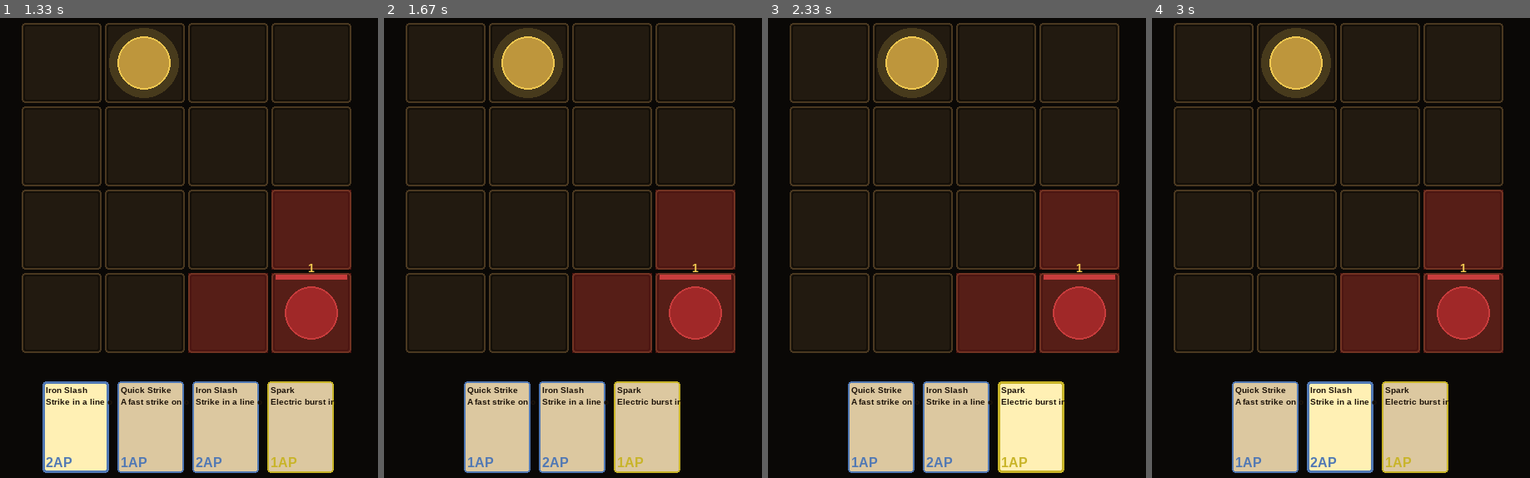
Above: before the commit, frames 1-4 (left to right).
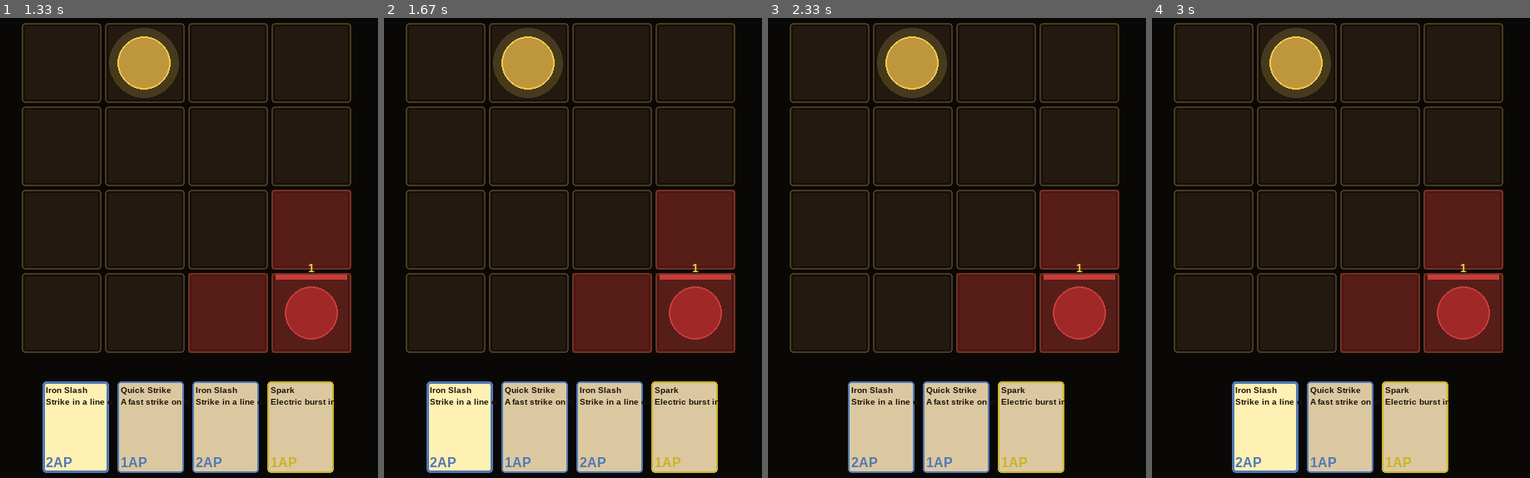
Above: after the commit, the same moments.

Repository: ParanyuLion/pygame-cardgame
Game: pygame game, started from main.py
The game is run twice, just before and just after one commit, with the same random seed, the same clock (stepped at 60 frames per second) and the same inputs.
Inputs (mouse positions are in pixels of both pictures, inside the frame that each line leads up to):
- Up to frame 1 (1.33 s): tap Space at 0.33 s; hold Right 0.67-1.13 s; click "Iron Slash" at 1.22 s
- Up to frame 2 (1.67 s): click (459, 271) at 1.55 s
- Up to frame 3 (2.33 s): click (1002, 395) at 1.88 s; click (813, 179) at 2.22 s
- Up to frame 4 (3 s): click "Iron Slash" at 2.55 s

Frame 1 is identical in both runs. In frame 2, 9.3% of the frame differs, in the area x 11-89%, y 78-99%; in frame 3, 3.6%; in frame 4, 6.2%.

Commit message:
feat: targeted card play — pass clicked tile to play_card, fix Quick Strike

Diff:
--- a/src/presentation/input_handler.py
+++ b/src/presentation/input_handler.py
@@ -129,8 +129,11 @@
             return
         if self._selected_card_id is None:
             return
+        target_pos = self._grid_renderer.screen_to_tile(pos[0], pos[1])
+        if target_pos is None:
+            return
         try:
-            self._play.execute(self._selected_card_id)
+            self._play.execute(self._selected_card_id, target_pos)
             self._selected_card_id = None
             self._hand_renderer.set_selected(None)
         except (InsufficientAPError, ValueError):
--- a/src/use_cases/play_card.py
+++ b/src/use_cases/play_card.py
@@ -1,15 +1,19 @@
 from __future__ import annotations
+from typing import TYPE_CHECKING
 from src.domain.interfaces import IBattleRepository, IEventBus
 from src.domain.entities.card import CardContext
 from src.domain.events.battle_events import CardPlayed, CardDrawn, BattleEnded
 from src.domain.services.deck_manager import DeckManager
+
+if TYPE_CHECKING:
+    from src.domain.value_objects.position import Position
 
 class PlayCardUseCase:
     def __init__(self, battle_repo: IBattleRepository, event_bus: IEventBus) -> None:
         self._repo = battle_repo
         self._bus = event_bus
 
-    def execute(self, card_id: str) -> None:
+    def execute(self, card_id: str, target_pos: Position | None = None) -> None:
         state = self._repo.get()
 
         card = next((c for c in state.hand if c.id == card_id), None)
@@ -20,7 +24,8 @@
         if card.grants_ap:
             state.player.ap = min(state.player.ap + card.grants_ap, state.player.max_ap)
 
-        targets = state.grid.get_targets(state.player.position, card.pattern)
+        origin = target_pos if target_pos is not None else state.player.position
+        targets = state.grid.get_targets(origin, card.pattern)
         context = CardContext(player=state.player, targets=targets, enemies=state.enemies)
         side_events = card.apply(context)
 
--- a/tests/use_cases/test_play_card.py
+++ b/tests/use_cases/test_play_card.py
@@ -114,10 +114,13 @@
     assert any(isinstance(e, CardDrawn) and e.card_id == "extra_1" for e in events)
 
 
+_ENEMY_POS = Position(2, 1)  # adjacent to player at (1,1)
+
+
 def _enemy(id: str = "e1", hp: int = 5) -> Enemy:
     return Enemy(
         id=id,
-        position=Position(1, 1),   # player is also at (1, 1); single pattern hits (1,1)
+        position=_ENEMY_POS,
         hp=hp,
         max_hp=hp,
         base_damage=2,
@@ -126,21 +129,21 @@
 
 
 def test_killing_last_enemy_publishes_battle_ended_victory():
-    card = _card("slash_1", ap_cost=1, damage=10)   # kills enemy with 5 HP
+    card = _card("slash_1", ap_cost=1, damage=10)
     state = _make_state([card])
     state.enemies = [_enemy("e1", hp=5)]
     use_case, _, bus = _make_use_case(state)
-    use_case.execute("slash_1")
+    use_case.execute("slash_1", _ENEMY_POS)
     events = [call[0][0] for call in bus.publish.call_args_list]
     assert any(isinstance(e, BattleEnded) and e.outcome == "victory" for e in events)
 
 
 def test_wounding_enemy_does_not_publish_battle_ended():
-    card = _card("slash_1", ap_cost=1, damage=2)    # leaves enemy with 8 HP
+    card = _card("slash_1", ap_cost=1, damage=2)
     state = _make_state([card])
     state.enemies = [_enemy("e1", hp=10)]
     use_case, _, bus = _make_use_case(state)
-    use_case.execute("slash_1")
+    use_case.execute("slash_1", _ENEMY_POS)
     events = [call[0][0] for call in bus.publish.call_args_list]
     assert not any(isinstance(e, BattleEnded) for e in events)
 
@@ -148,8 +151,18 @@
 def test_no_enemies_does_not_publish_battle_ended():
     card = _card("slash_1", ap_cost=1)
     state = _make_state([card])
-    # state.enemies is [] by default
     use_case, _, bus = _make_use_case(state)
-    use_case.execute("slash_1")
+    use_case.execute("slash_1", Position(1, 1))
     events = [call[0][0] for call in bus.publish.call_args_list]
     assert not any(isinstance(e, BattleEnded) for e in events)
+
+
+def test_targeting_wrong_tile_misses_enemy():
+    card = _card("slash_1", ap_cost=1, damage=10)
+    state = _make_state([card])
+    state.enemies = [_enemy("e1", hp=5)]
+    use_case, _, bus = _make_use_case(state)
+    use_case.execute("slash_1", Position(0, 0))  # aimed at wrong tile — enemy survives
+    assert state.enemies[0].is_alive()
+    events = [call[0][0] for call in bus.publish.call_args_list]
+    assert not any(isinstance(e, BattleEnded) for e in events)
